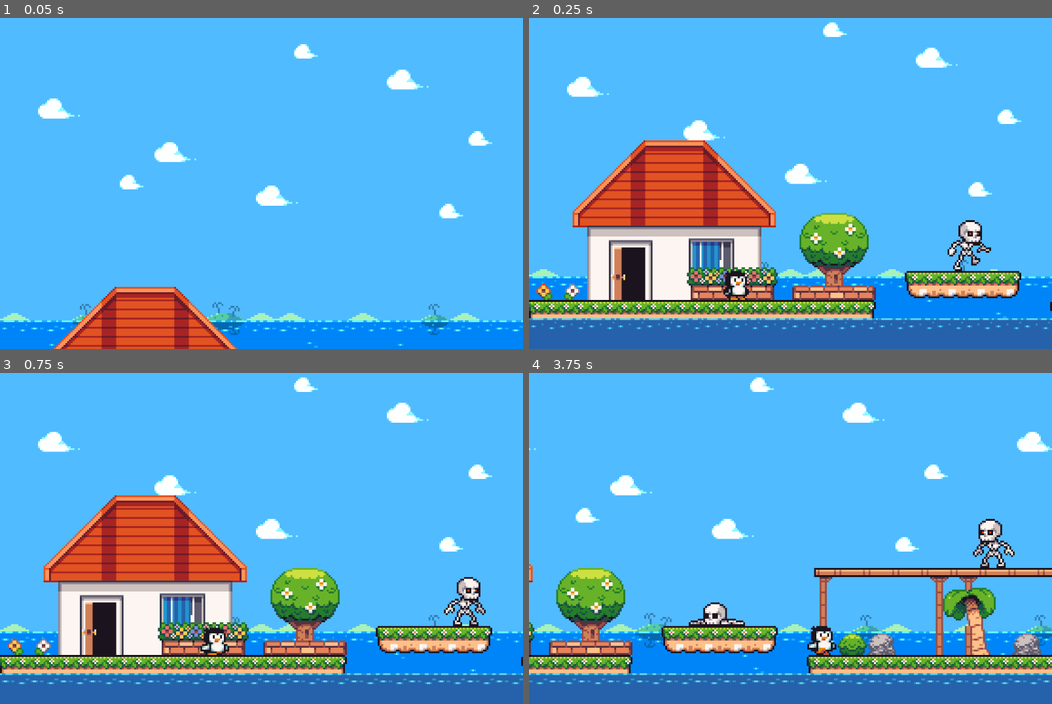
Above: before the commit, frames 1-4 (two rows, left to right).
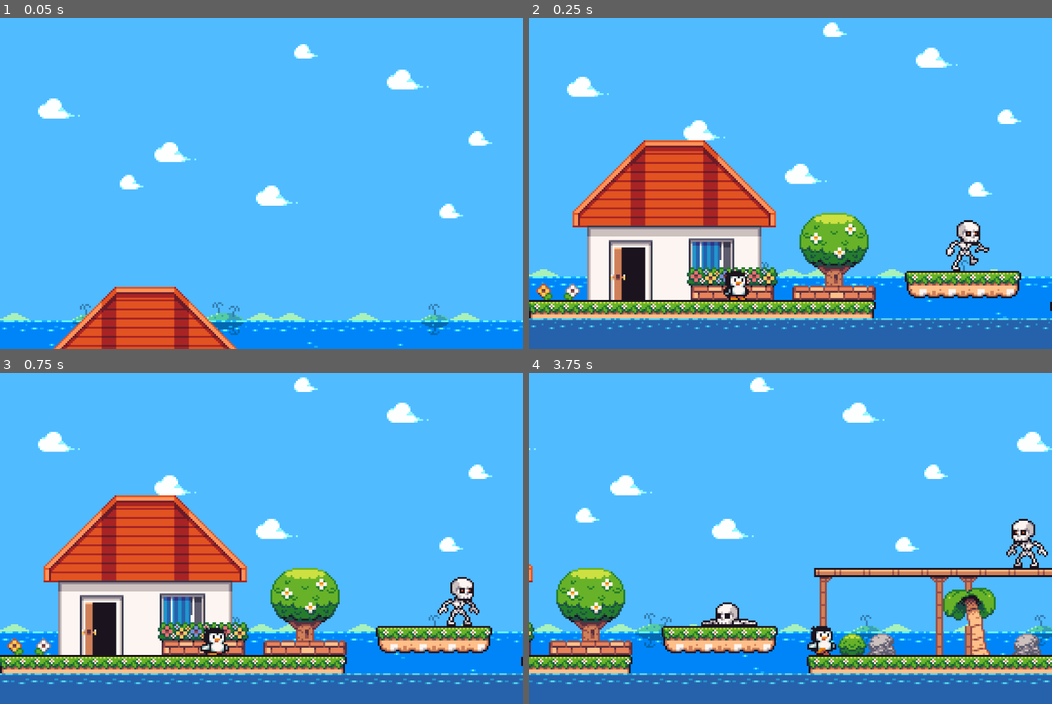
Above: after the commit, the same moments.

Repository: mingau22062/PINGUINO_ASSASINO
Game: Godot game, scene res://scene/tropic.tscn
Two runs of this game, one before a commit and one after it. Both use one fixed random seed, a clock stepped at 60 frames per second and the inputs below.
Inputs:
- Up to frame 1 (0.05 s): no input
- Up to frame 2 (0.25 s): no input
- Up to frame 3 (0.75 s): hold D (move_right) from 0.53 s (still down); hold S (duck) from 0.53 s (still down)
- Up to frame 4 (3.75 s): tap Space (jump) at 0.77, 1.52, 3.02 s; release S (duck) at 1.28 s; tap S (duck) at 1.35, 2.85 s; release D (move_right) at 2.03 s; hold A (move_left) 2.03-2.78 s; hold S (duck) 2.03-2.78 s; hold D (move_right) from 2.78 s (still down); hold S (duck) from 3.53 s (still down)

Frame 1 is identical in both runs. In frame 2, 0.5% of the frame differs, in the area x 79-89%, y 61-77%; in frame 3, 0.8%; in frame 4, 1.7%, in the area x 30-100%, y 44-77%.

Commit message:
commit projetil correção
consigui corrigir o erro no lançamento do osso do esqueleto

Diff:
--- a/scripts/skeletron.gd
+++ b/scripts/skeletron.gd
@@ -3,7 +3,6 @@
 enum skeletronState {
 	walk,
 	dead,
-	spawn,
 	attack
 }
 @onready var ani: AnimatedSprite2D = $AnimatedSprite2D
@@ -11,15 +10,16 @@
 @onready var walldetector: RayCast2D = $walldetector
 @onready var grounddetctor: RayCast2D = $grounddetctor
 @onready var player_detector: RayCast2D = $playerDetector
+@onready var bone_start: Node2D = $boneStart
 const BONE = preload("uid://ck8vii4fsih1k")
 
 var direction = 1
-
-const SPEED = 30.0
+var can_shot = true
+const SPEED = 25.0
 const JUMP_VELOCITY = -400.0
 
 var status : skeletronState
-var can_shot = true
+
 func _ready() -> void:
 	go_to_walk_state()
 	return
@@ -41,17 +41,21 @@
 func go_to_walk_state():
 	status = skeletronState.walk
 	ani.play("walk")
+
+func go_to_attack_state():
+	status = skeletronState.attack
+	ani.play("attack")
+	velocity = Vector2.ZERO
+	can_shot = true
+
 func go_to_dead_state():
 	status = skeletronState.dead
 	ani.play("dead")
 	hitbox.process_mode = Node.PROCESS_MODE_DISABLED
 	velocity = Vector2.ZERO
 
-func go_to_attack_state():
-	status = skeletronState.attack
-	ani.play("attack")
-	velocity = Vector2.ZERO
-	can_shot = true
+
+
 func walk_state(_delta):
 	velocity.x = SPEED * direction
 
@@ -67,18 +71,17 @@
 func dead_state(_delta):
 	pass
 func attack_state(_delta):
-	if ani.frame == 2 && can_shot:
+	if ani.frame == 0:
+		can_shot = true
+
+	if ani.frame == 2 and can_shot:
 		shot_bone()
 		can_shot = false
+
 func take_damage():
 	go_to_dead_state()
 func shot_bone():
 	var new_bone = BONE.instantiate()
 	add_sibling(new_bone)
-	new_bone.position = self.position
+	new_bone.position = bone_start.global_position
 	new_bone.set_direction(direction)
-
-func _on_animated_sprite_2d_animation_finished() -> void:
-	if ani.animation == "attack":
-		go_to_walk_state()
-		return
